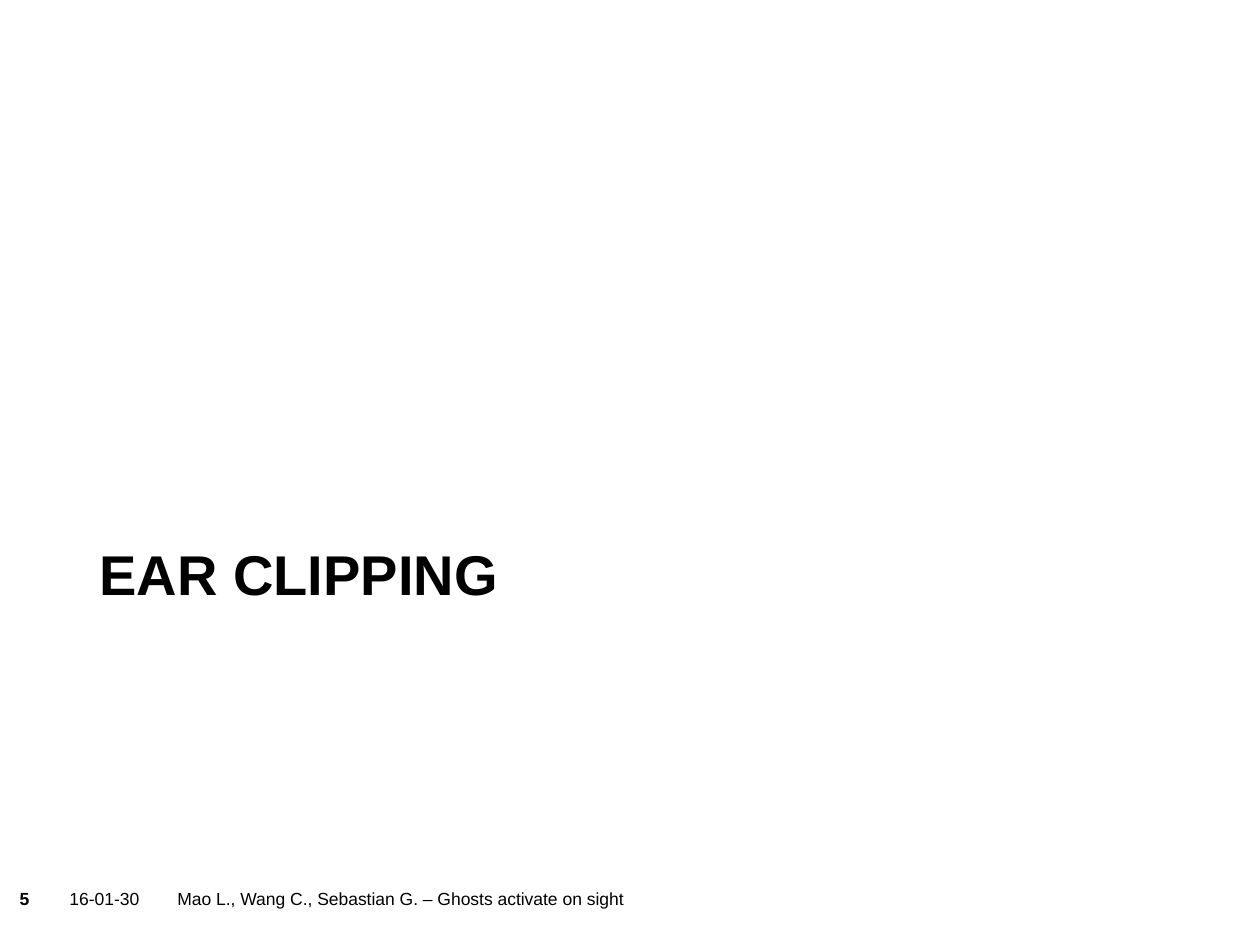
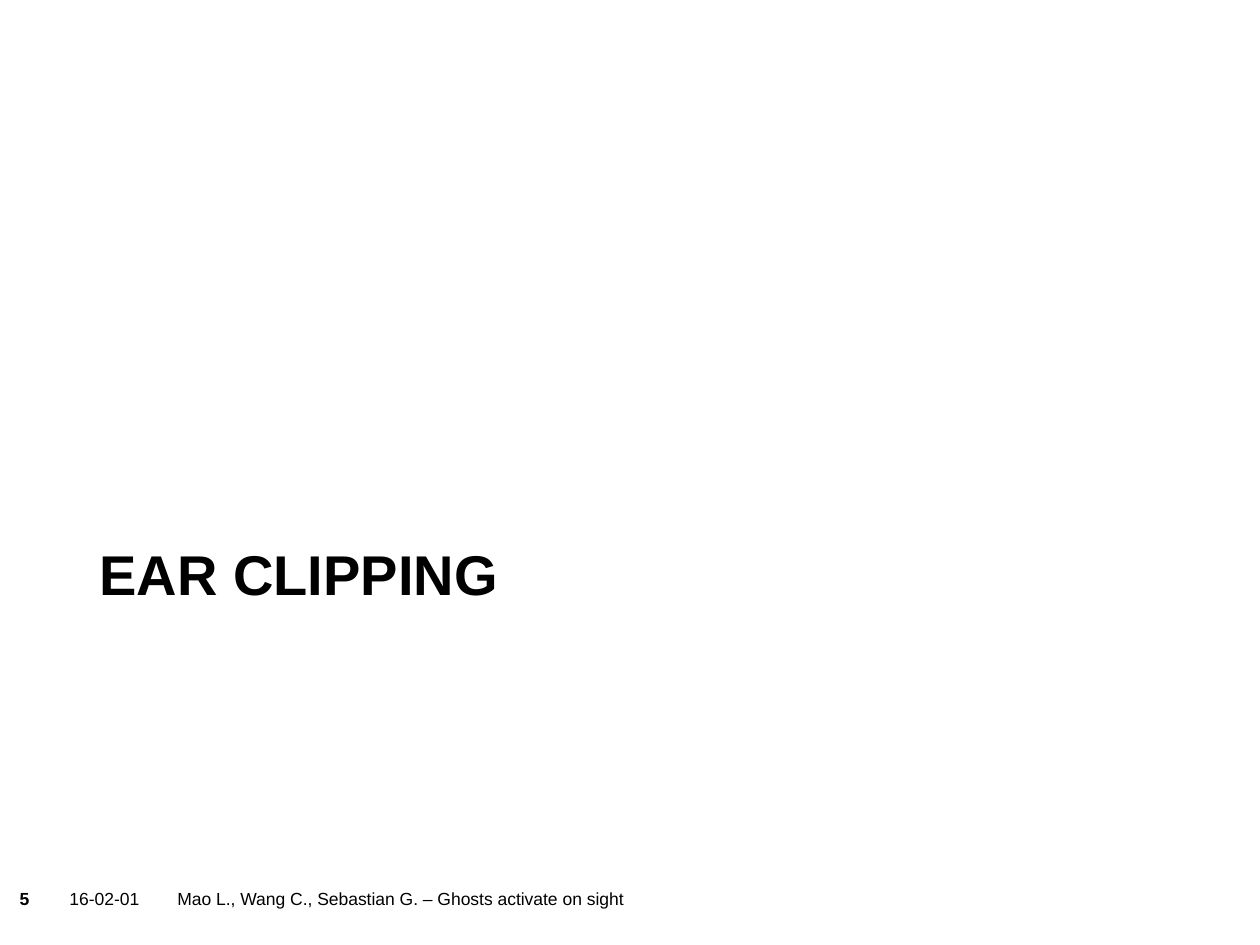
Before and after one commit to sgraf812/compgeom15, a slide deck: slide 5 of presentation/Presentation.pptx. Drawn at 1260x945 pixels with LibreOffice and Linux fonts; fonts in the diff are those of the drawing; background and template pictures are left out. Boxes give left, top, right and bottom in pixels: in the first picture for what was removed or moved away, otherwise in the second. Text is boxed around its words. In the diff, an @@ line names an element or a change of style, - is before the commit and + after.

```diff
--- a/presentation/Presentation.pptx
+++ b/presentation/Presentation.pptx
@@ text at [69, 892, 139, 905]: text changed @@
-16-01-30
+16-02-01
```
Also in this commit, not shown: 39 other slides changed, 30 slides added, 1 other file.
